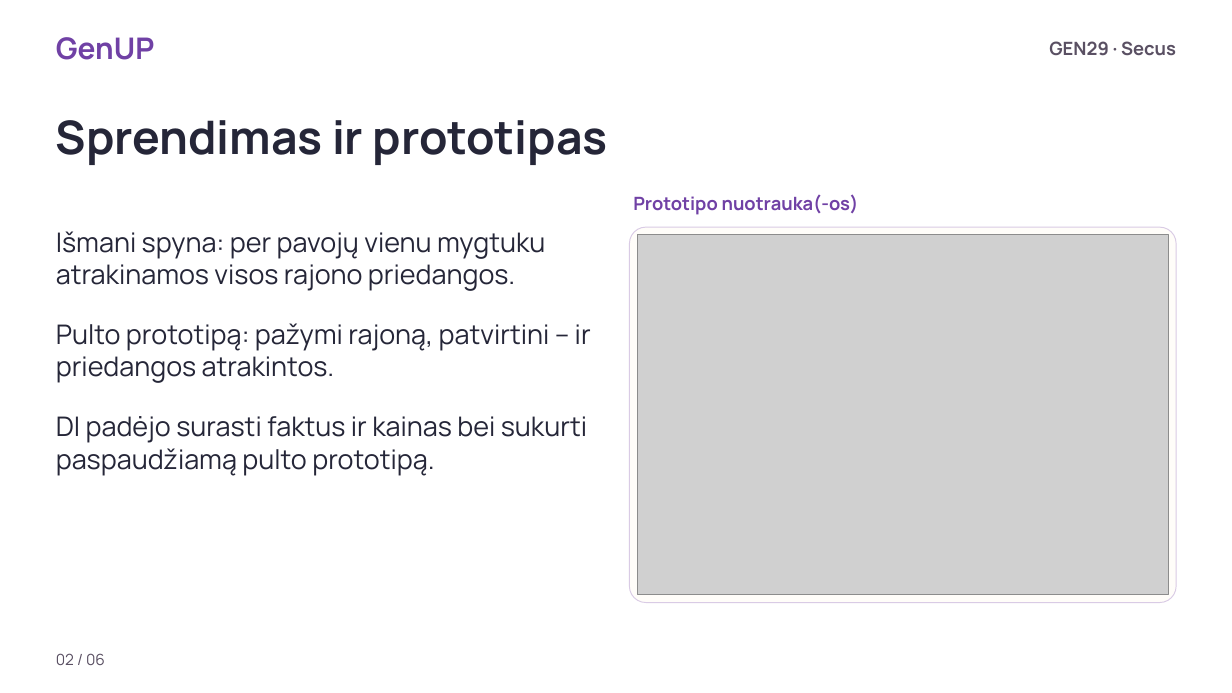
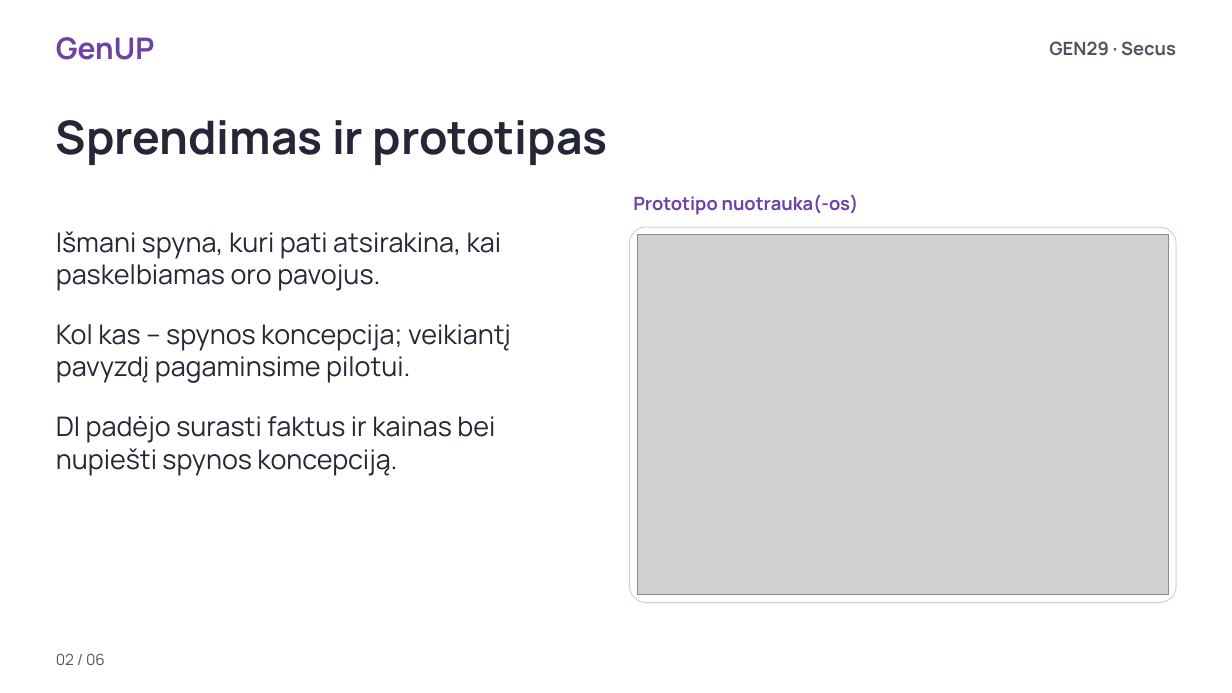
Before and after one commit to Clepperis/secus, a slide deck: slide 2 of pristatymas/GEN29_Secus_pristatymas.pptx. Drawn at 1232x693 pixels with LibreOffice and Linux fonts; fonts in the diff are those of the drawing; grey boxes stand for pictures; background and template pictures are left out. Boxes give left, top, right and bottom in pixels: in the first picture for what was removed or moved away, otherwise in the second. Text is boxed around its words. In the diff, an @@ line names an element or a change of style, - is before the commit and + after.

```diff
--- a/pristatymas/GEN29_Secus_pristatymas.pptx
+++ b/pristatymas/GEN29_Secus_pristatymas.pptx
@@ text at box(56, 231, 502, 291): text changed @@
-Išmani spyna: per pavojų vienu mygtuku atrakinamos visos rajono priedangos.
+Išmani spyna, kuri pati atsirakina, kai paskelbiamas oro pavojus.
@@ text at box(56, 324, 511, 383): text changed @@
-Pulto prototipą: pažymi rajoną, patvirtini – ir priedangos atrakintos.
+Kol kas – spynos koncepcija; veikiantį pavyzdį pagaminsime pilotui.
@@ text at box(56, 416, 495, 476): text changed @@
-DI padėjo surasti faktus ir kainas bei sukurti paspaudžiamą pulto prototipą.
+DI padėjo surasti faktus ir kainas bei nupiešti spynos koncepciją.
```
Also in this commit, not shown: 4 other slides changed, 19 other files.
